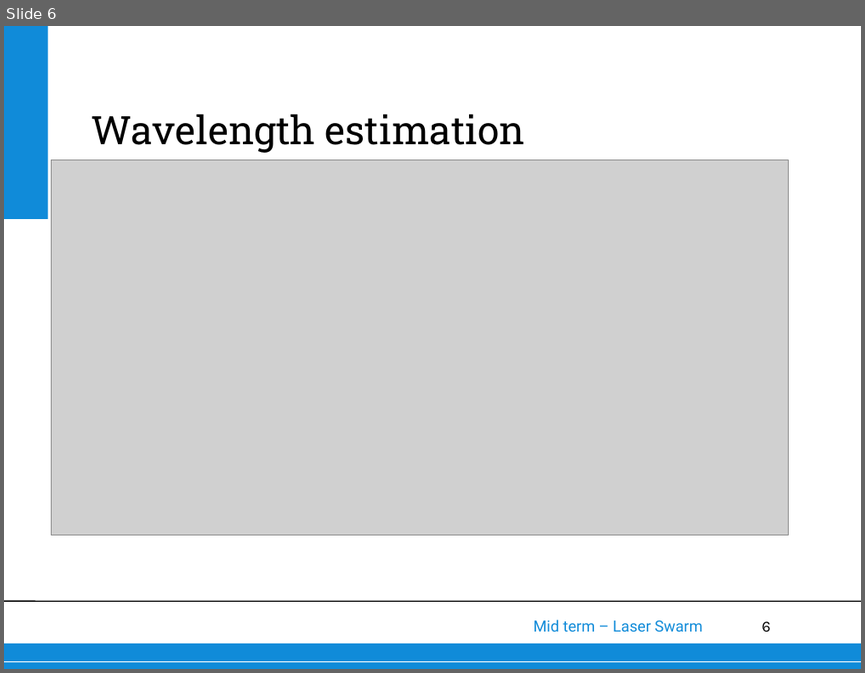
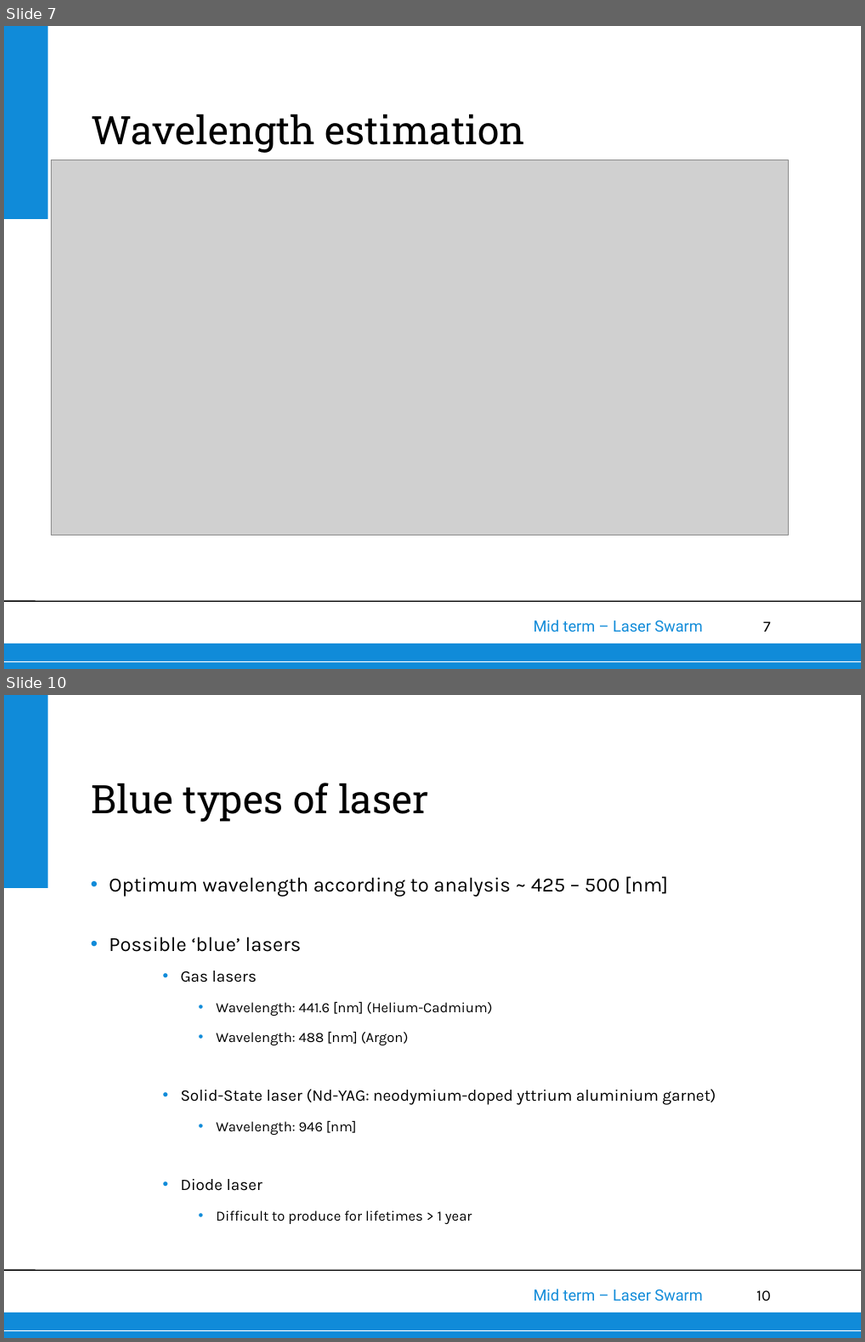
Before and after one commit to thewisenerd/laser-swarm, a slide deck: midTermPresentation/subsections/OS.ppt. Shown one above the other, each under a label of ours: slide 6 before the commit, slides 7 and 10 after it; the slides between them are not shown. The pictures are 865x673 and 865x1342 pixels, drawn with LibreOffice and Linux fonts; fonts in the diff are those of the drawing; grey boxes stand for pictures; background and template pictures are left out. Boxes give left, top, right and bottom in pixels: in the first picture for what was removed or moved away, otherwise in the second. Text is boxed around its words. In the diff, an @@ line names an element or a change of style, - is before the commit and + after.

```diff
--- a/midTermPresentation/subsections/OS.ppt
+++ b/midTermPresentation/subsections/OS.ppt
@@ slide 10 added at [4,695,861,1338], background #FFFFFF; not listed: 6 template elements that a slide beside it also shows @@
@@ title added at [91,783,428,822], 33 pt, text #000000 @@
+Blue types of laser
@@ text added at [109,876,715,1224], 11.9 pt, text #000000 @@
+• Optimum wavelength according to analysis ~ 425 – 500 [nm]
+• Possible ‘blue’ lasers
+    • Gas lasers
+      • Wavelength: 441.6 [nm] (Helium-Cadmium)
+      • Wavelength: 488 [nm] (Argon)
+    • Solid-State laser (Nd-YAG: neodymium-doped yttrium aluminium garnet)
+      • Wavelength: 946 [nm]
+    • Diode laser
+      • Difficult to produce for lifetimes > 1 year
@@ what was slide 6 is now slide 7 @@
@@ page number at [763,621,771,631]: text changed @@
-6
+7
```
Also in this commit, not shown: 2 slides changed, 6 other slides added.
